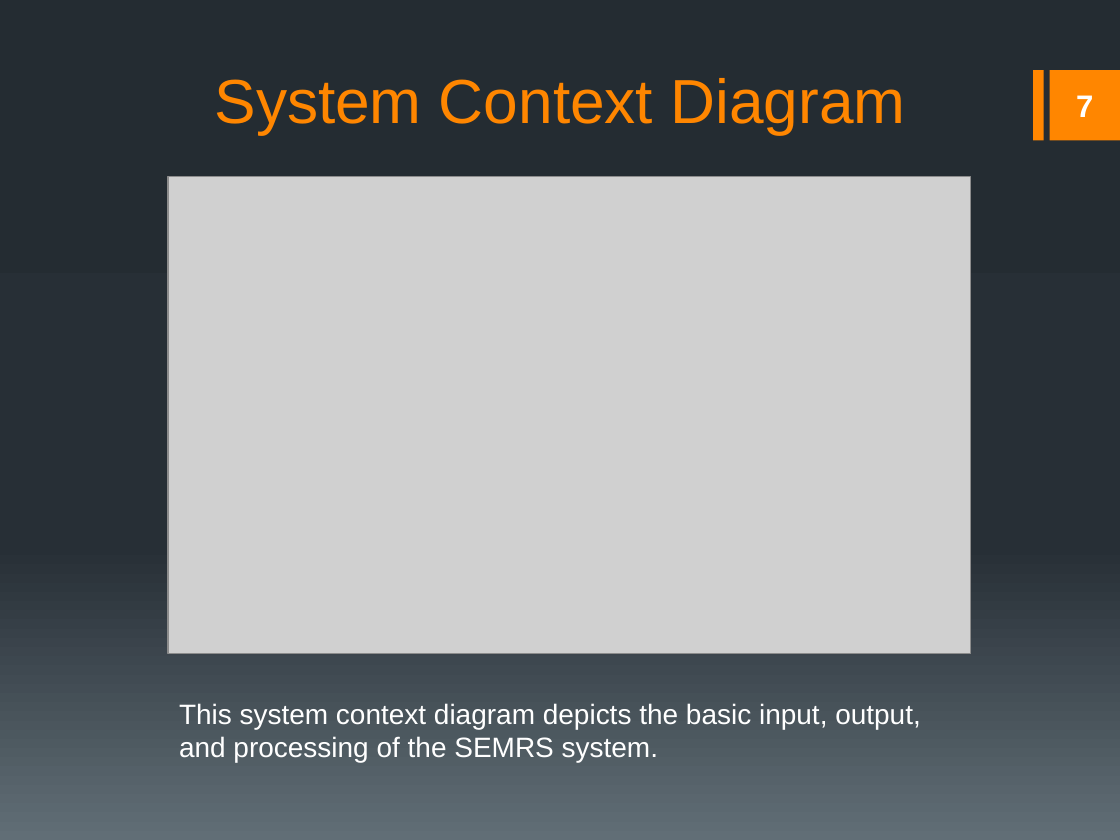
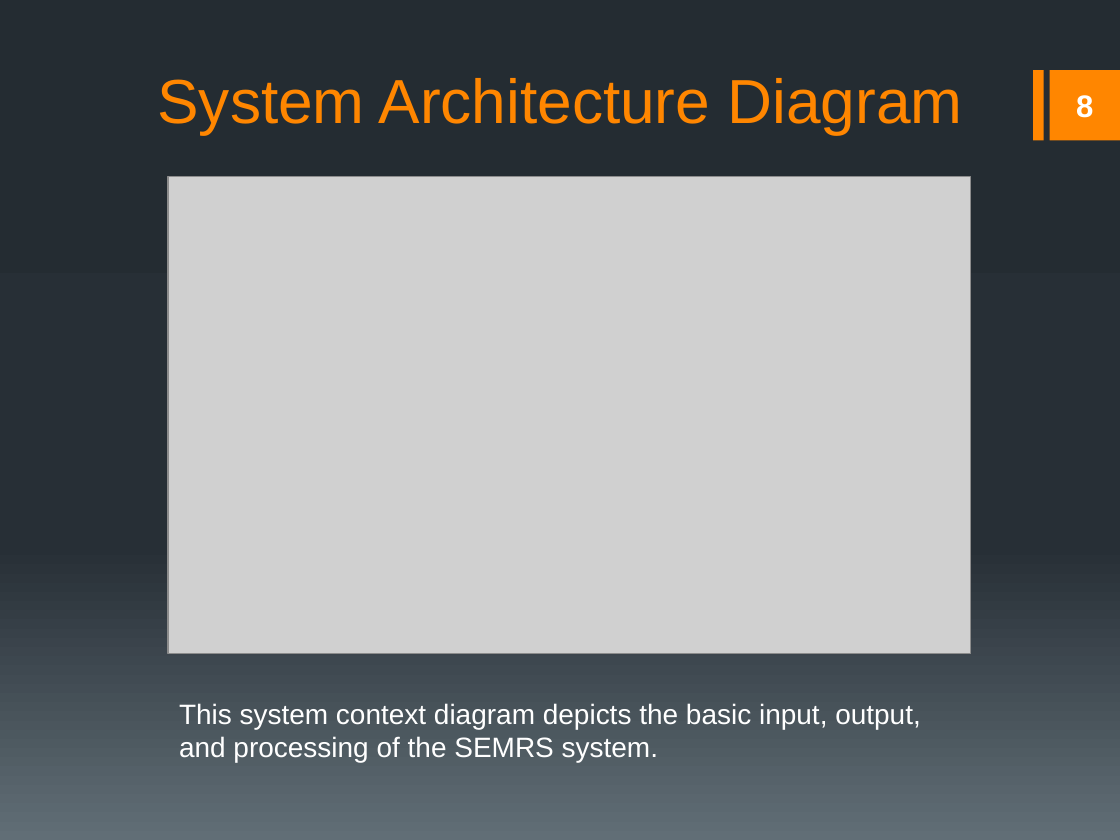
Before and after one commit to rmkane/semrs, a slide deck: slide 8 of Documentation/Final_Presentation.pptx (slide 7 before the commit). Drawn at 1120x840 pixels with LibreOffice and Linux fonts; fonts in the diff are those of the drawing; grey boxes stand for pictures. Boxes give left, top, right and bottom in pixels: in the first picture for what was removed or moved away, otherwise in the second. Text is boxed around its words. In the diff, an @@ line names an element or a change of style, - is before the commit and + after.

```diff
--- a/Documentation/Final_Presentation.pptx
+++ b/Documentation/Final_Presentation.pptx
@@ title at <box>158,78,963,134</box>: text changed @@
-System Context Diagram
+System Architecture Diagram
@@ page number at <box>1076,95,1093,118</box>: text changed @@
-7
+8
```
Also in this commit, not shown: 7 other slides changed, 2 slides added, 1 other file.
